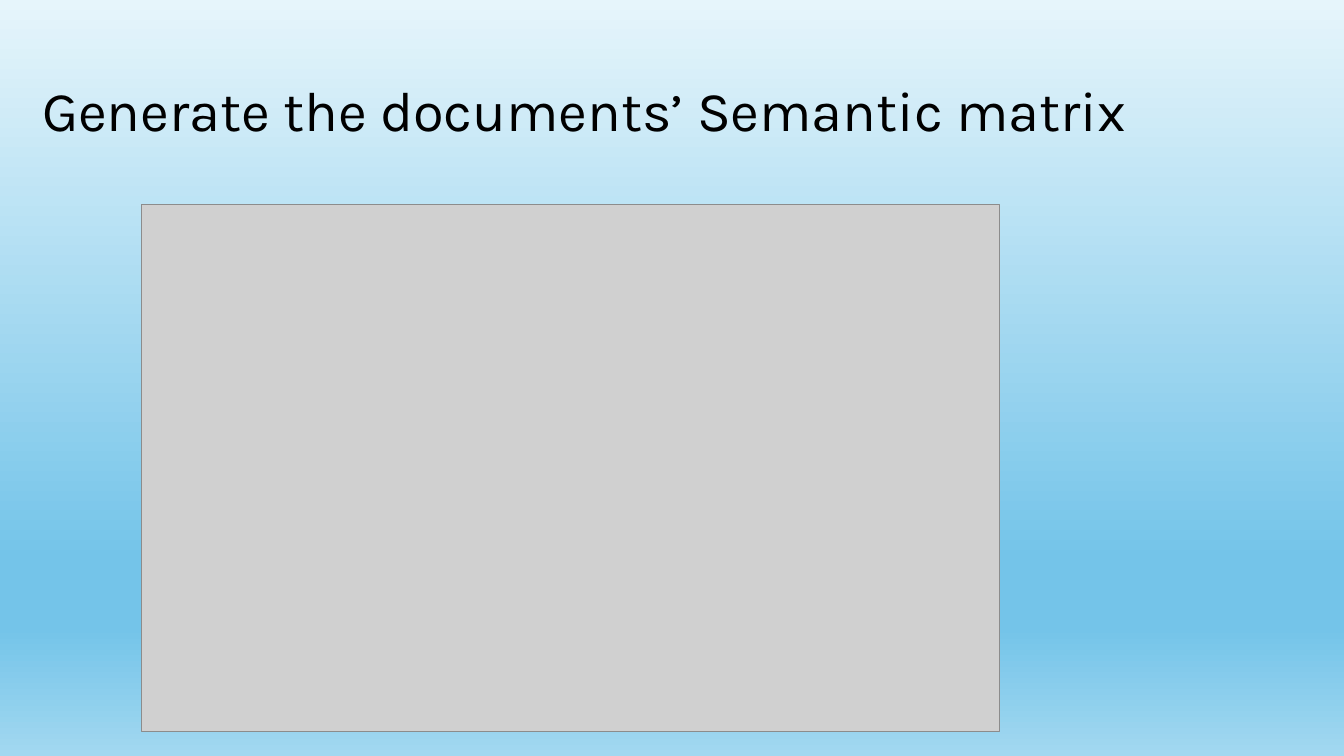
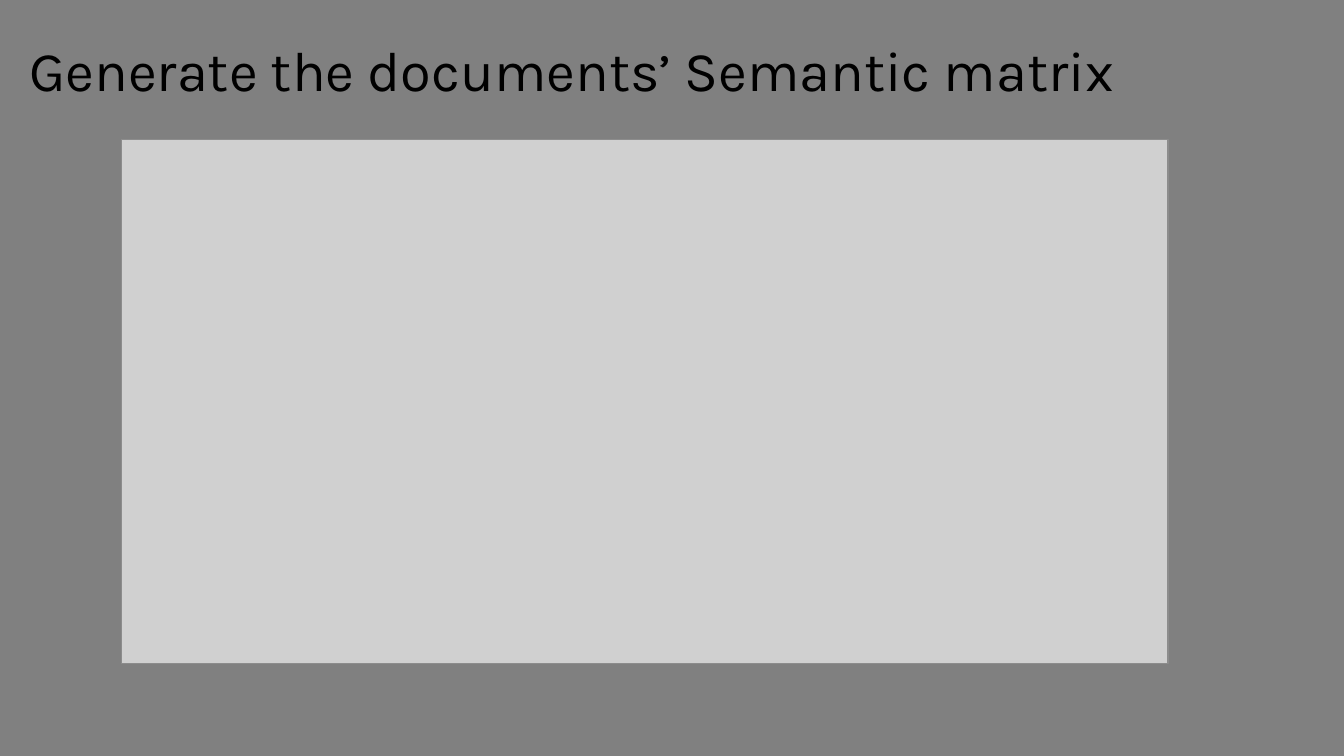
Before and after one commit to shohame/CVPR-2026, a slide deck: slide 5 of Docs/Semantic Search Engine for CVPR 2026 Academic Literature.pptx (slide 4 before the commit). Drawn at 1344x756 pixels with LibreOffice and Linux fonts; fonts in the diff are those of the drawing; grey boxes stand for pictures. Boxes give left, top, right and bottom in pixels: in the first picture for what was removed or moved away, otherwise in the second. Text is boxed around its words. In the diff, an @@ line names an element or a change of style, - is before the commit and + after.

```diff
--- a/Docs/Semantic Search Engine for CVPR 2026 Academic Literature.pptx
+++ b/Docs/Semantic Search Engine for CVPR 2026 Academic Literature.pptx
@@ background gradient #E6F5FB to #74C4E9 to #A2D8F0 to #808080 @@
@@ title "Generate the documents’ Semantic matrix": place and size @@
-title "Generate the documents’ Semantic matrix" at <box>42,92,1126,132</box>
+title "Generate the documents’ Semantic matrix" at <box>30,52,1114,92</box>
@@ picture: place and size @@
-picture at <box>141,205,999,732</box>
+picture at <box>121,140,1168,663</box>
```
Also in this commit, not shown: 2 other slides changed, 3 slides added, 3 slides removed, 9 other files.
